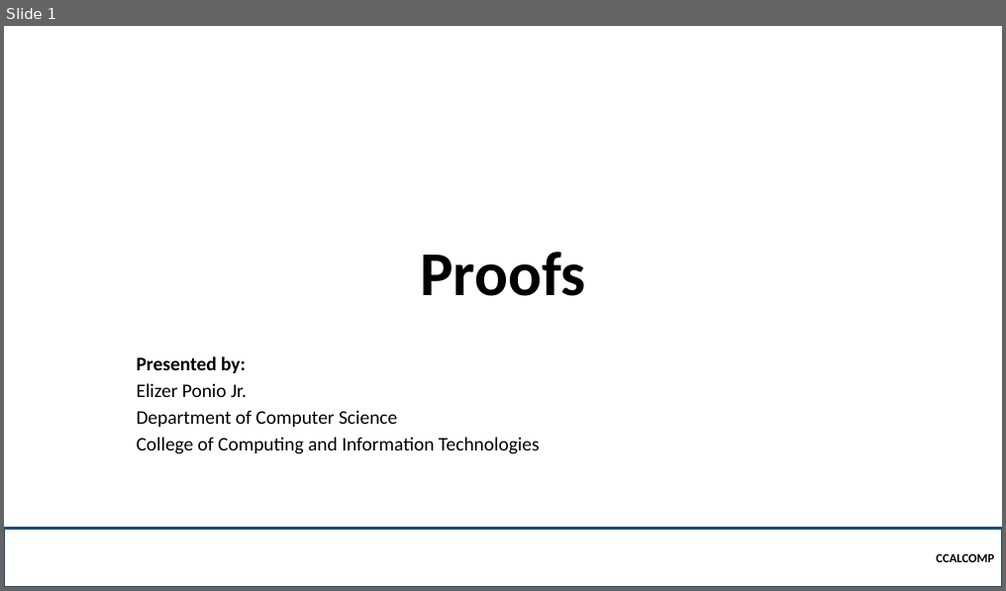
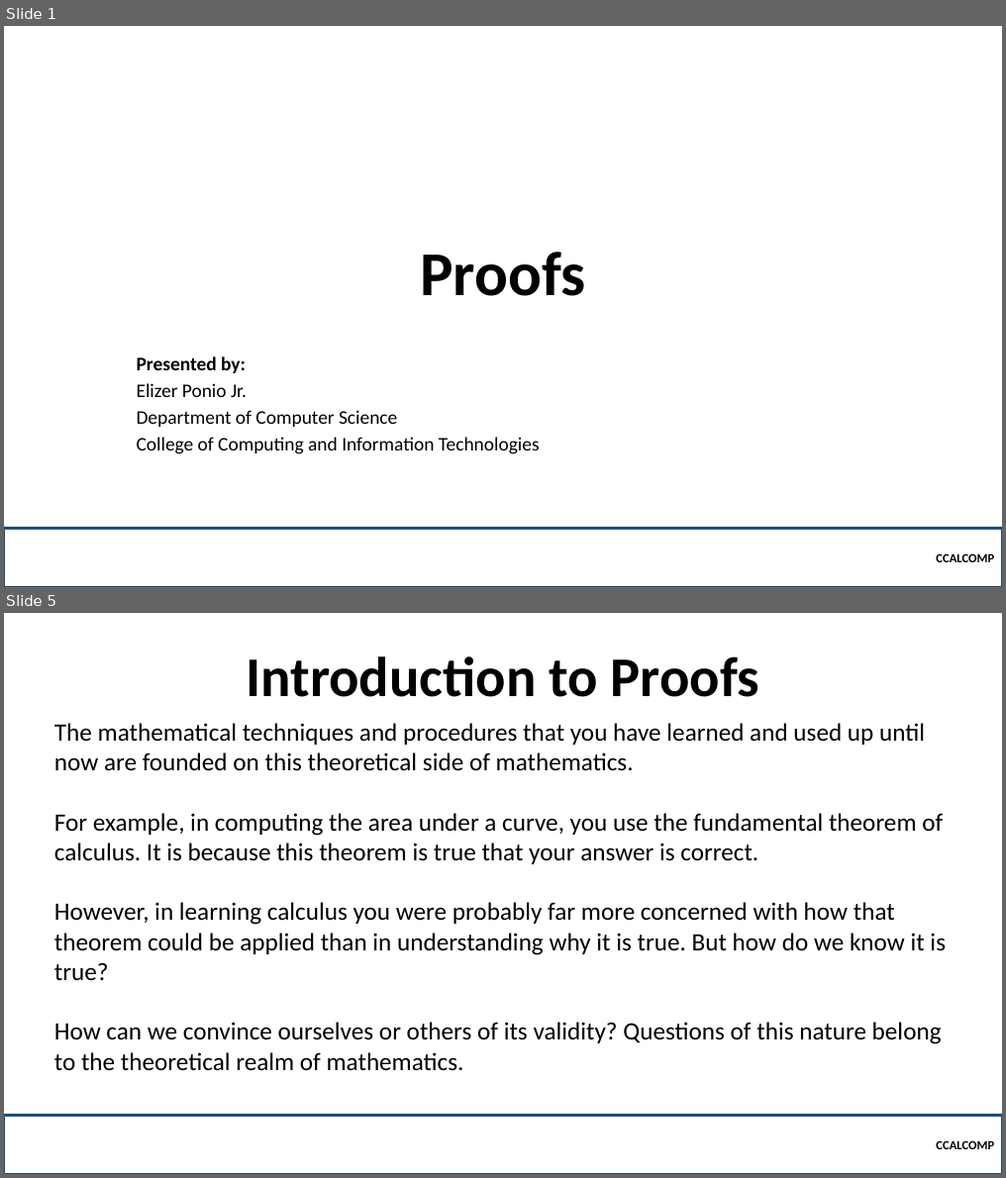
Before and after one commit to robitussin/CCALCOMP, a slide deck: Week 3 - Proofs/Proofs.pptx. Shown one above the other, each under a label of ours: slide 1 before the commit, slides 1 and 5 after it; the slides between them are not shown. The pictures are 1006x591 and 1006x1178 pixels, drawn with LibreOffice and Linux fonts; fonts in the diff are those of the drawing; background and template pictures are left out. Boxes give left, top, right and bottom in pixels: in the first picture for what was removed or moved away, otherwise in the second. Text is boxed around its words. In the diff, an @@ line names an element or a change of style, - is before the commit and + after.

```diff
--- a/Week 3 - Proofs/Proofs.pptx
+++ b/Week 3 - Proofs/Proofs.pptx
@@ slide 5 added at bbox=[4, 613, 1002, 1174], background picture (left out) @@
@@ title added at bbox=[246, 657, 759, 697], 54 pt, text #000000, bold @@
+Introduction to Proofs
@@ text added at bbox=[54, 723, 945, 1070], 24 pt, text #000000 @@
+The mathematical techniques and procedures that you have learned and used up until now are founded on this theoretical side of mathematics.
+For example, in computing the area under a curve, you use the fundamental theorem of calculus. It is because this theorem is true that your answer is correct.
+However, in learning calculus you were probably far more concerned with how that theorem could be applied than in understanding why it is true. But how do we know it is true?
+How can we convince ourselves or others of its validity? Questions of this nature belong to the theoretical realm of mathematics.
@@ rectangle added at bbox=[4, 1115, 1002, 1174], outline #1F4E79 2.25 pt, 12 pt, text #000000, bold @@
+CCALCOMP
```
Also in this commit, not shown: 3 other slides added, 2 slides removed, 2 other files.
